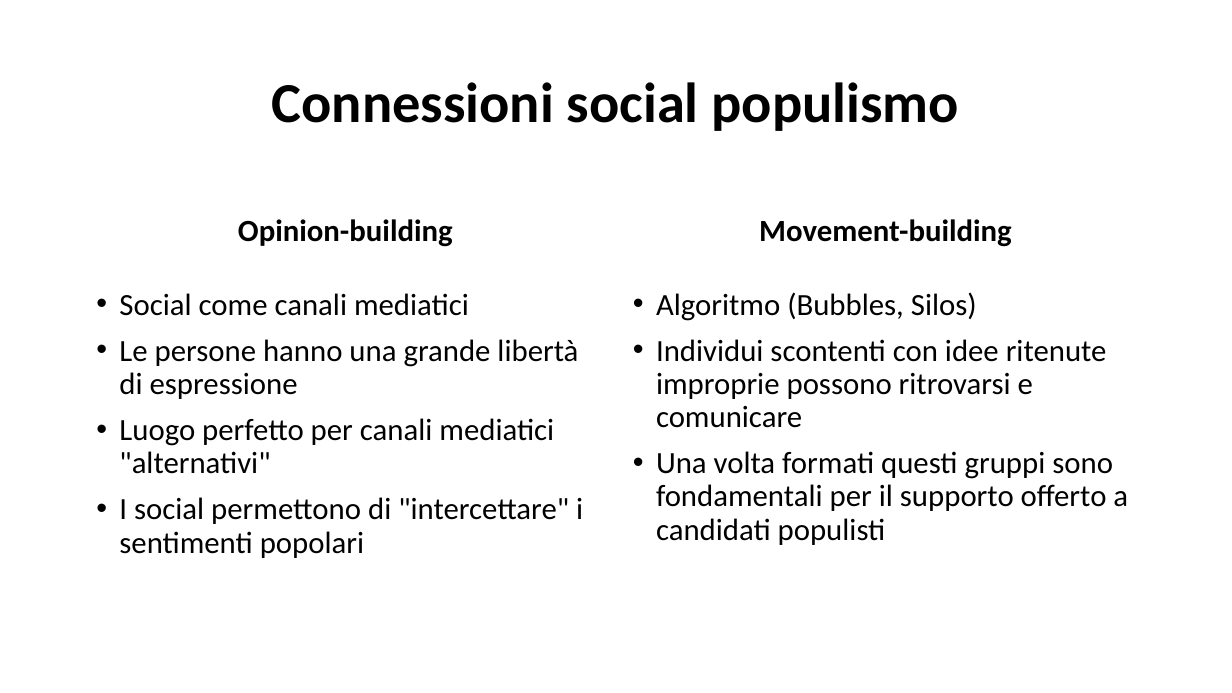
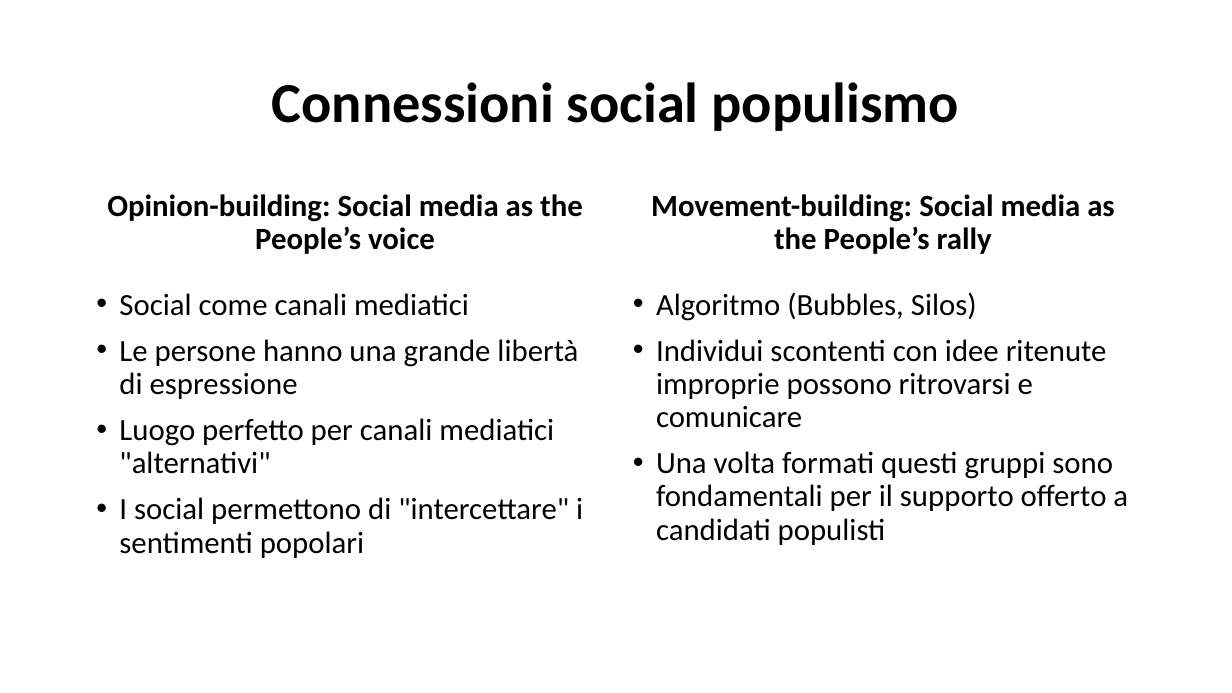
Before and after one commit to AleMelonss/programmation, a slide deck: slide 5 of PresentazionePOLDIG.pptx. Drawn at 1232x693 pixels with LibreOffice and Linux fonts; fonts in the diff are those of the drawing; background and template pictures are left out. Boxes give left, top, right and bottom in pixels: in the first picture for what was removed or moved away, otherwise in the second. Text is boxed around its words. In the diff, an @@ line names an element or a change of style, - is before the commit and + after.

```diff
--- a/PresentazionePOLDIG.pptx
+++ b/PresentazionePOLDIG.pptx
@@ text at (107, 194, 583, 254): text changed @@
-Opinion-building
+Opinion-building: Social media as the People’s voice
@@ text at (651, 194, 1114, 254): text changed @@
-Movement-building
+Movement-building: Social media as the People’s rally
```
Also in this commit, not shown: 1 slide removed.
